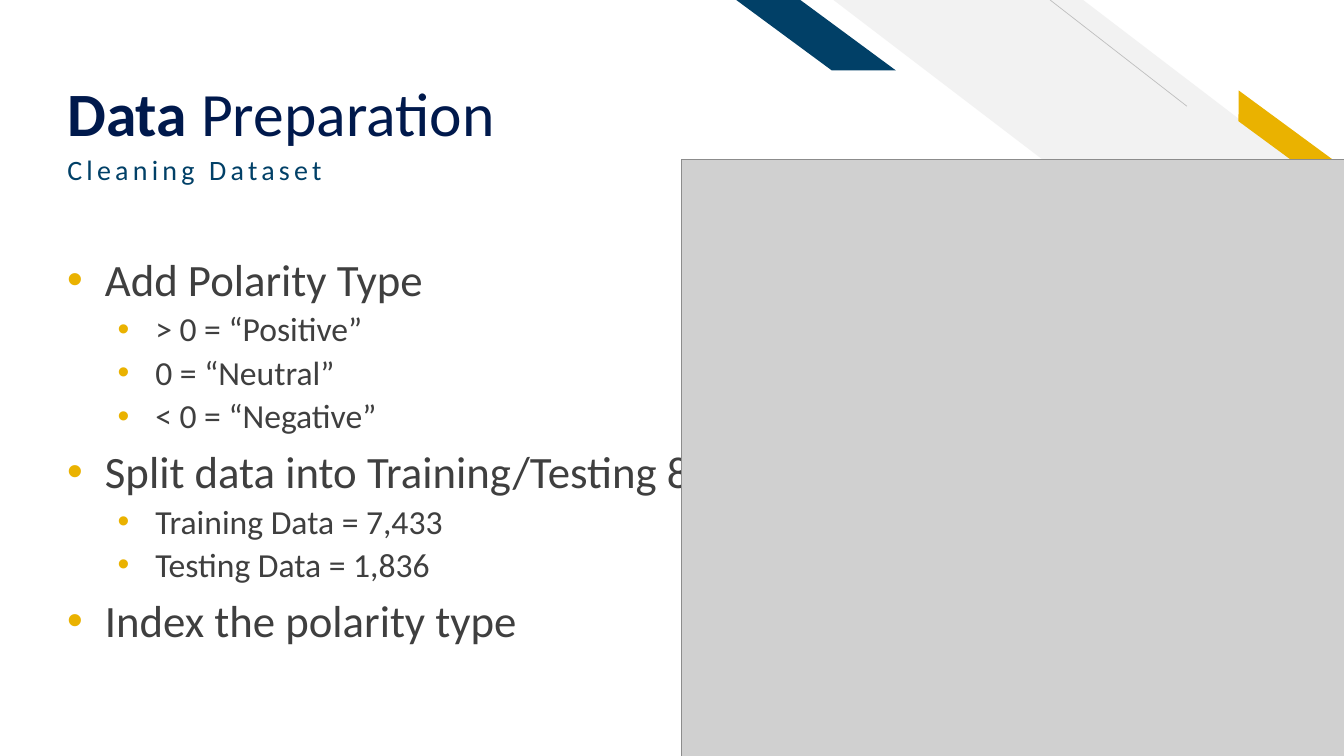
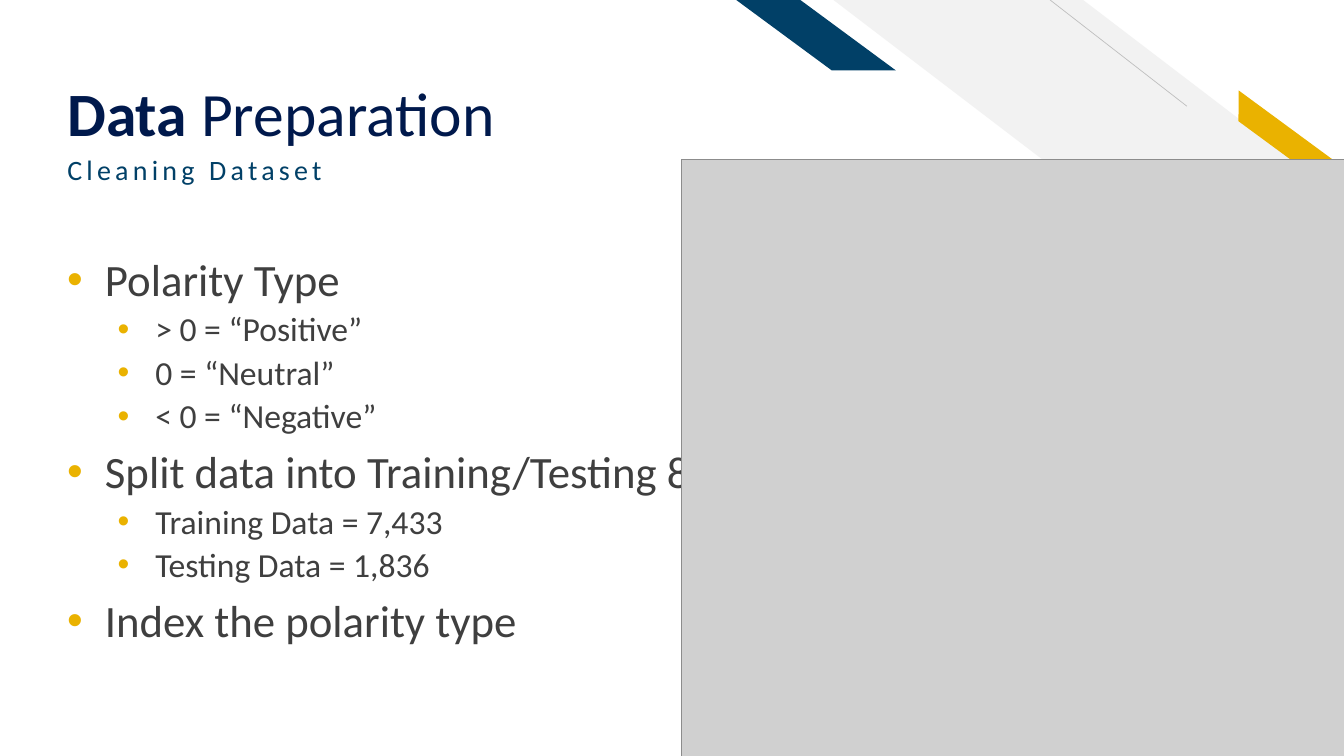
Before and after one commit to sethrpaniagua/Twitter-Sentament-Analysis, a slide deck: slide 9 of ML Group Project_Sentiment Analysis of Twitter Data (1).pptx. Drawn at 1344x756 pixels with LibreOffice and Linux fonts; fonts in the diff are those of the drawing; grey boxes stand for pictures. Boxes give left, top, right and bottom in pixels: in the first picture for what was removed or moved away, otherwise in the second. Text is boxed around its words. In the diff, an @@ line names an element or a change of style, - is before the commit and + after.

```diff
--- a/ML Group Project_Sentiment Analysis of Twitter Data (1).pptx
+++ b/ML Group Project_Sentiment Analysis of Twitter Data (1).pptx
@@ text at [105, 265, 340, 304]: text changed @@
-• Add Polarity Type
+• Polarity Type
```
Also in this commit, not shown: 9 other slides changed, 1 slide added.
